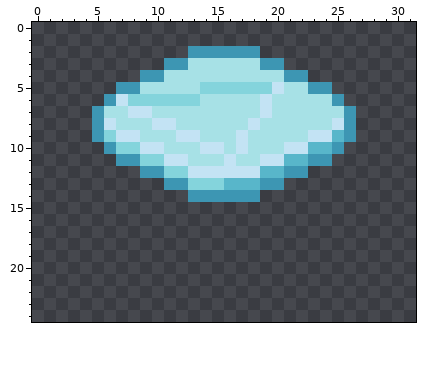
Two states of a pixel-art sprite, trunk/images/tiles/cyanbutton.png. This is how it looked before the edit.
The file is 32x25 pixels. The old version is drawn lined up with the new one.
And afterwards:
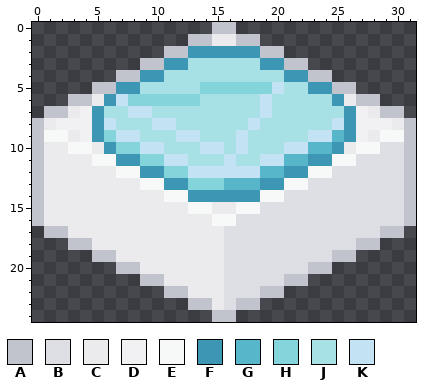
Palette (. is transparent): A #c1c3cd  B #dedfe4  C #ebebee  D #f1f1f3  E #f7f8f8  F #3d96b3  G #58b6ca  H #84d4dc  J #a7e1e6  K #c3e3f4
Difference:
whole drawing moved by +0,-8 (the old picture is shown already moved)
@@ x 0..31 @@
- 0 ................................
- 1 ................................
- 2 .............FFFFFF.............
- 3 ...........FFJJJJJJFF...........
- 4 .........FFJJJJJJJJJJFF.........
- 5 .......FFJJJJJHHHHHHKJJFF.......
- 6 ......FKHHHHHHJJJJJKJJJJJF......
- 7 .....FJJKKJJJJJJJJJKJJJJJJF.....
- 8 .....FKJJJKKJJJJJJKJJJJJJKF.....
- 9 .....FHKKJJJKKJJJKJJJJJKKGF.....
-10 ......FHHKKJJJKKJKJJJKKGGF......
-11 .......FFHHKKJJJKJJKKGGFF.......
-12 .........FFHHKKKKKKGGFF.........
-13 ...........FFHHHGGGFF...........
-14 .............FFFFFF.............
-15 ................................
-16 ................................
-17 ................................
-18 ................................
-19 ................................
-20 ................................
-21 ................................
-22 ................................
-23 ................................
-24 ................................
+ 0 ...............AA...............
+ 1 .............AACCAA.............
+ 2 ...........AAFFFFFFAA...........
+ 3 .........AAFFJJJJJJFFAA.........
+ 4 .......AAFFJJJJJJJJJJFFAA.......
+ 5 .....AAFFJJJJJHHHHHHKJJFFAA.....
+ 6 ...AACFKHHHHHHJJJJJKJJJJJFCAA...
+ 7 .AACDFJJKKJJJJJJJJJKJJJJJJFDCAA.
+ 8 ACDDDFKJJJKKJJJJJJKJJJJJJKFDDDCA
+ 9 AEECDFHKKJJJKKJJJKJJJJJKKGFDCEEA
+10 ACCEECFHHKKJJJKKJKJJJKKGGFCEEBBA
+11 ACCCCEEFFHHKKJJJKJJKKGGFFEEBBBBA
+12 ACCCCCCEEFFHHKKKKKKGGFFEEBBBBBBA
+13 ACCCCCCCCEEFFHHHGGGFFEEBBBBBBBBA
+14 ACCCCCCCCCCEEFFFFFFEEBBBBBBBBBBA
+15 ACCCCCCCCCCCCEECCEEBBBBBBBBBBBBA
+16 ACCCCCCCCCCCCCCEEBBBBBBBBBBBBBBA
+17 .AACCCCCCCCCCCCCBBBBBBBBBBBBBAA.
+18 ...AACCCCCCCCCCCBBBBBBBBBBBAA...
+19 .....AACCCCCCCCCBBBBBBBBBAA.....
+20 .......AACCCCCCCBBBBBBBAA.......
+21 .........AACCCCCBBBBBAA.........
+22 ...........AACCCBBBAA...........
+23 .............AACBAA.............
+24 ...............AA...............
Boxes around the changes in both pictures, in picture pixels (x1, y1, x2, y2):
added: (32, 22, 416, 322)
